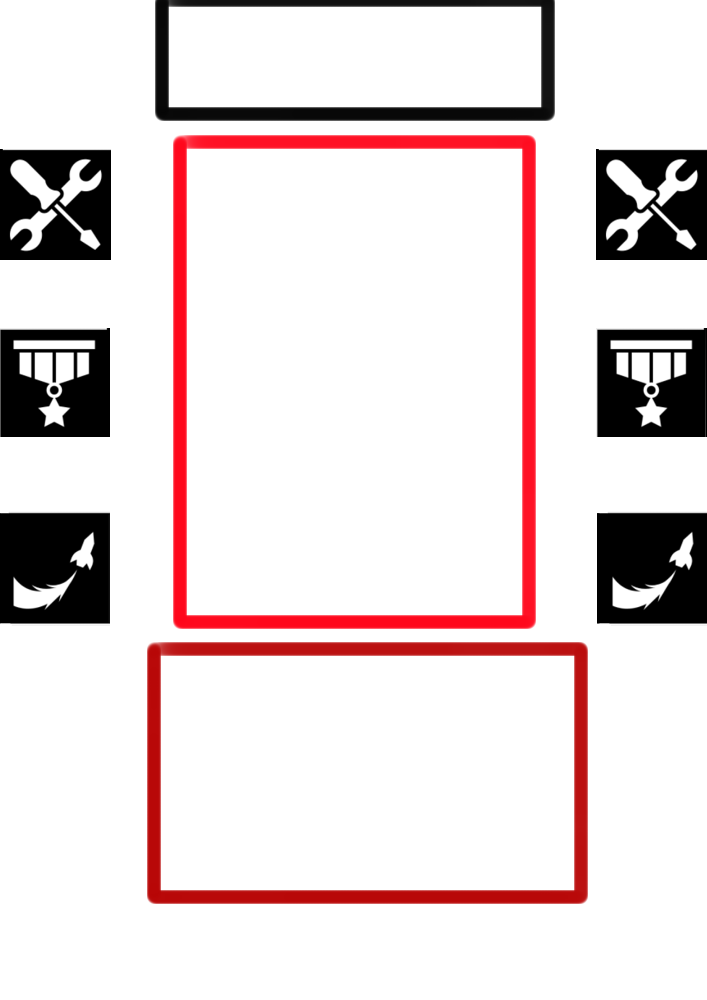
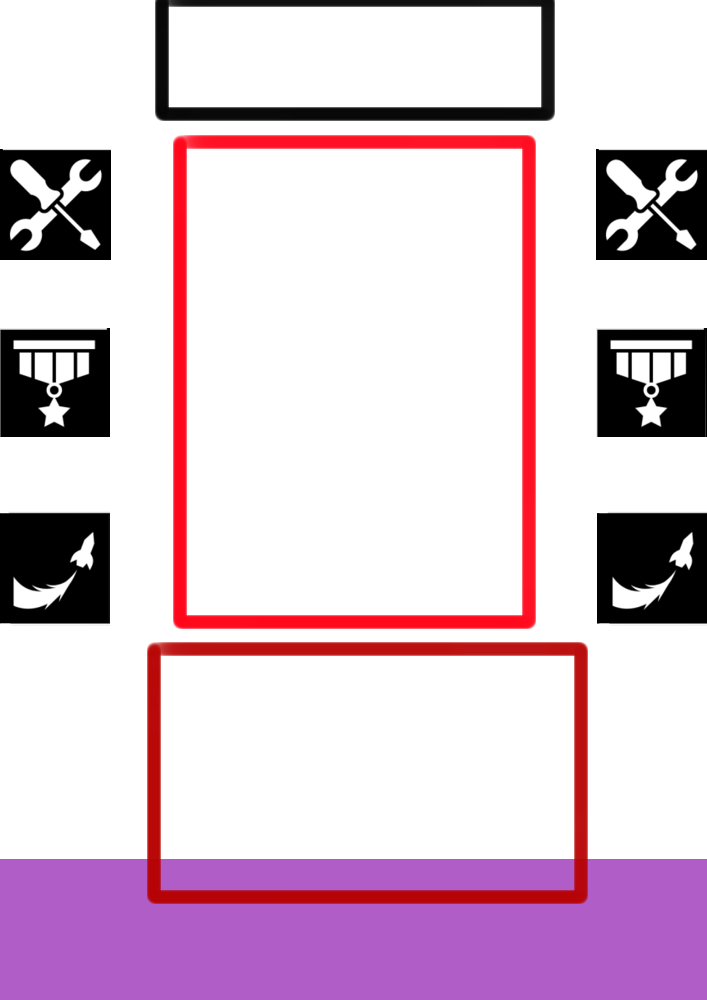
Layers edited between the first and the second 707 x 1000 image:
added layer "slot_mission" above "slot_yellow" over box(0, 859, 707, 1000)
